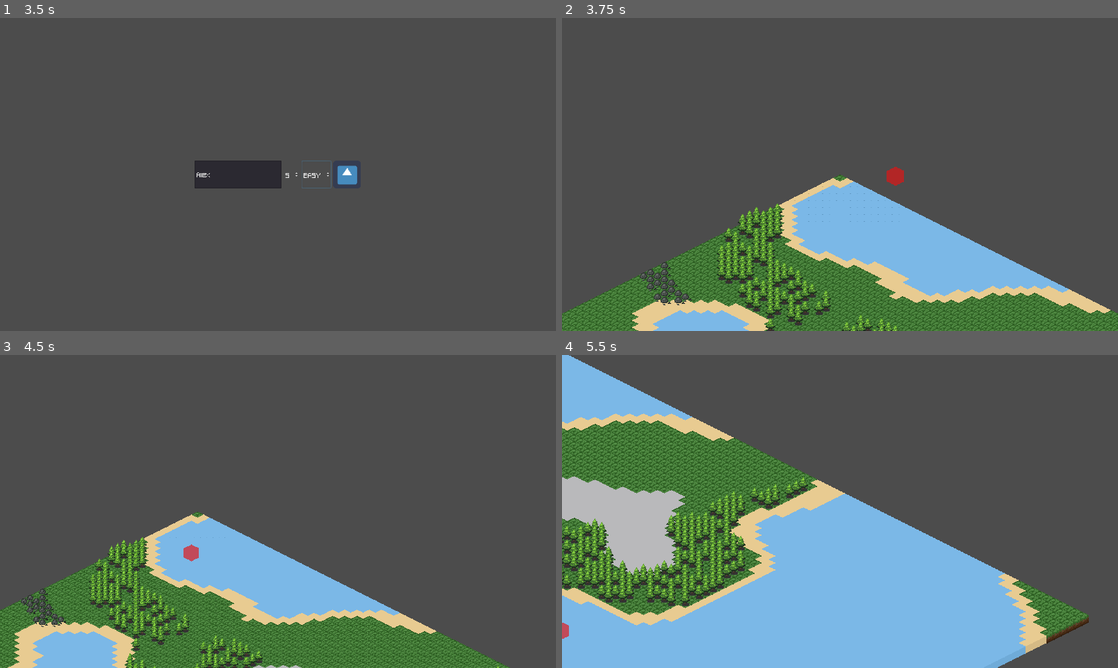
Above: before the commit, frames 1-4 (two rows, left to right).
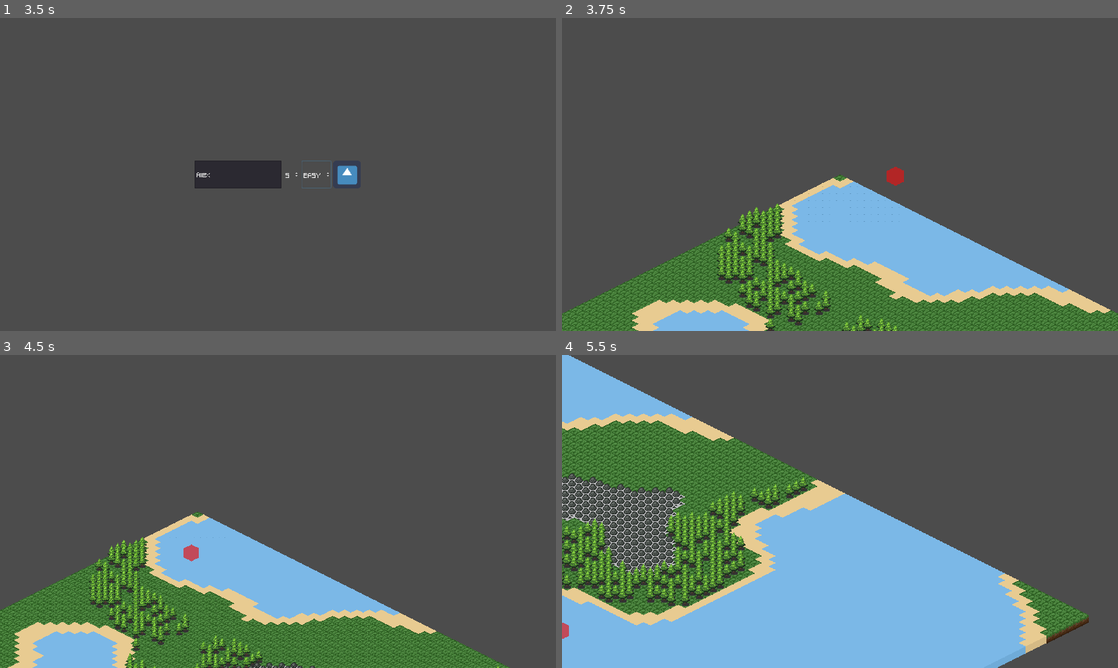
Above: after the commit, the same moments.

Repository: FilMer17/MightyTower
Game: Godot game, scene res://ui/menu/TitleMenu.tscn
The game is run twice, just before and just after one commit, with the same random seed, the same clock (stepped at 60 frames per second) and the same inputs. The engine's default icon, where the game draws it, is replaced by a stand-in: a white triangle on a blue panel in a dark square.
Inputs (mouse positions are in pixels of both pictures, inside the frame that each line leads up to):
- Up to frame 1 (3.5 s): click (444, 115) at 0.5 s; click (239, 174) at 1.27 s; type "Alex" at 1.35 s; click "EASY" at 2 s; click "EASY" at 2.75 s
- Up to frame 2 (3.75 s): click (906, 174) at 3.5 s
- Up to frame 3 (4.5 s): tap Enter at 4.25 s; move the mouse to (194, 555) at 4.27 s; hold Right (ui_right) from 4.28 s (still down); tap Mouse wheel down (scroll_down) at 4.35 s; click (194, 555) at 4.42 s
- Up to frame 4 (5.5 s): move the mouse to (562, 639) at 5.02 s; release Right (ui_right) at 5.03 s; hold Down (ui_down) from 5.03 s (still down); tap Mouse wheel up (scroll_up) at 5.1 s; click (562, 639) at 5.17 s

Frame 1 is identical in both runs. In frame 2, 0.4% of the frame differs, in the area x 14-24%, y 78-92%; in frame 3, 0.4%; in frame 4, 3.2%, in the area x 0-22%, y 37-71%.

Commit message:
Logic Entity mining + Scene search node helping function

Diff:
--- a/game/data/buildings/houses/SmallHouse.tscn
+++ b/game/data/buildings/houses/SmallHouse.tscn
@@ -33,6 +33,7 @@
 [node name="BuildingContainer" type="Node2D" parent="."]
 
 [node name="Tween" type="Tween" parent="BuildingContainer"]
+playback/active = true
 
 [node name="Clock" type="Timer" parent="BuildingContainer"]
 wait_time = 0.3
--- a/game/data/buildings/residences/Residence.tscn
+++ b/game/data/buildings/residences/Residence.tscn
@@ -29,7 +29,7 @@
 cooldown = {
 "day": 0,
 "hour": 0,
-"minute": 20
+"minute": 5
 }
 food_storage = 20
 material_storage = 50
--- a/game/data/entities/Stone.tscn
+++ b/game/data/entities/Stone.tscn
@@ -18,11 +18,16 @@
 
 [node name="Sprite" type="Sprite" parent="."]
 material = SubResource( 1 )
-position = Vector2( -1.15623, 1.99713 )
+position = Vector2( -1.156, -6.003 )
 scale = Vector2( 0.8, 0.8 )
 texture = ExtResource( 2 )
+
+[node name="MenuContainer" type="Node2D" parent="."]
+
+[node name="GUIContainer" type="Node2D" parent="."]
 
 [node name="Area" type="Area2D" parent="."]
 
 [node name="Collider" type="CollisionPolygon2D" parent="Area"]
+position = Vector2( 0, -8 )
 polygon = PoolVector2Array( 0, 0, -16, 8, 0, 16, 16, 8 )
--- a/game/data/entities/Tree.tscn
+++ b/game/data/entities/Tree.tscn
@@ -22,6 +22,10 @@
 position = Vector2( 0, -16 )
 texture = ExtResource( 2 )
 
+[node name="MenuContainer" type="Node2D" parent="."]
+
+[node name="GUIContainer" type="Node2D" parent="."]
+
 [node name="Area" type="Area2D" parent="."]
 
 [node name="Collider" type="CollisionPolygon2D" parent="Area"]
--- a/game/global/Scene.gd
+++ b/game/global/Scene.gd
@@ -6,9 +6,27 @@
 	"Game" : "res://source/game/Game.tscn"
 }
 
+var nodes := {
+	"Console" : "/root/Game/GameUI/Console",
+	"Settings" : "/root/Game/World/Settings",
+	"Time" : "/root/Game/World/Time",
+	"Resources" : "/root/Game/World/Resources",
+	"Map" : "/root/Game/World/Map",
+	"Builder" : "/root/Game/World/Map/Builder",
+	"Terrain" : "/root/Game/World/Map/Terrain",
+	"Entities" : "/root/Game/World/Map/Entities"
+}
+
 func change(scene_name: String) -> void:
 	if not scenes.has(scene_name):
 		print("Scene: cannot change to scene %s" % scene_name)
 		return
 
 	var __ = get_tree().change_scene(scenes[scene_name])
+
+func search(node_name: String) -> Node:
+	if not nodes.has(node_name):
+		print("Scene|Node: cannot change to node %s" % node_name)
+		return null
+
+	return get_node(nodes[node_name])
--- a/game/source/buildings/Building.gd
+++ b/game/source/buildings/Building.gd
@@ -115,7 +115,7 @@
 	__ = tween.start()
 
 func _on_Mouse_entered() -> void:
-	if not get_parent().get_parent().in_builder:
+	if not Scene.search("Map").in_builder:
 		sprite.material.set_shader_param("is_hovered", true)
 
 func _on_Mouse_exited() -> void:
--- a/game/source/buildings/types/House.gd
+++ b/game/source/buildings/types/House.gd
@@ -4,7 +4,7 @@
 
 export var people_storage: int = 0
 
-onready var resources := get_parent().get_parent().get_parent().get_node("Resources")
+onready var resources := Scene.search("Resources")
 
 func _building_is_built() -> void:
 	._building_is_built()
--- a/game/source/buildings/types/Residence.gd
+++ b/game/source/buildings/types/Residence.gd
@@ -6,8 +6,8 @@
 export var material_storage: int = 0
 export var people_storage: int = 0
 
-onready var resources := get_parent().get_parent().get_parent().get_node("Resources")
-onready var builder := get_parent().get_parent().get_node("Builder")
+onready var resources := Scene.search("Resources")
+onready var builder := Scene.search("Builder")
 
 onready var area := $BuildingArea as Area2D
 onready var area_zone := $BuildingArea/Zone as CollisionShape2D
--- a/game/source/entities/Entity.gd
+++ b/game/source/entities/Entity.gd
@@ -7,11 +7,21 @@
 export var level: int = 1
 export(TYPE) var type: int = TYPE.stone
 
-onready var sprite := $Sprite
-onready var area := $Area
-onready var collider := $Area/Collider
+onready var popup_mine_menu := preload("res://ui/popup/PopupMineMenu.tscn")
+onready var resources := Scene.search("Resources")
+onready var cooldown_bar_scene := preload("res://ui/bar/CooldownBar.tscn")
+
+onready var sprite := $Sprite as Sprite
+onready var area := $Area as Area2D
+onready var collider := $Area/Collider as CollisionPolygon2D
+onready var gui_container := $GUIContainer as Node2D
+onready var menu_container := $MenuContainer as Node2D
 
 var is_hovered: bool = false
+var is_mining: bool = false
+
+var cld_bar = null
+var progress = null
 
 func _ready() -> void:
 	var __
@@ -25,20 +35,66 @@
 	__ = area.connect("input_event", self, "_on_Input_event")
 
 func _on_Input_event(_viewport: Node, event: InputEvent, _shape_idx: int) -> void:
-	if is_hovered and event.is_action_pressed("select_option"):
+	if is_hovered and event.is_action_pressed("select_option") and !is_mining:
 		for building in get_tree().get_nodes_in_group("residence"):
 			if area.overlaps_area(building.area):
-				print("mine option")
-				return
+				if $MenuContainer.get_child_count() > 0:
+					_clear_menu_container()
+					Scene.search("Map").node_in_menu = false
+				else:
+					Scene.search("Map").node_in_menu = true
+					sprite.material.set_shader_param("is_hovered", true)
+					var menu = popup_mine_menu.instance()
+					menu.rect_position = position + Vector2(0, -10)
+					menu_container.add_child(menu)
+					return
+
+func _mine_entity(to_mine: bool) -> void:
+	if to_mine and resources.people["idle"] > 0:
+		resources.add_resource("people", -1, "idle")
+		resources.add_resource("people", 1, "busy")
+
+		var cld_bar_scene = cooldown_bar_scene.instance()
+		cld_bar_scene.margin_left = (cld_bar_scene.margin_left / 5)
+		cld_bar_scene.margin_right = (cld_bar_scene.margin_right / 5)
+		cld_bar_scene.margin_top = (cld_bar_scene.margin_top / 7)
+		cld_bar_scene.margin_bottom = (cld_bar_scene.margin_bottom / 7)
+		cld_bar_scene.rect_position += Vector2(0, -15)
+
+		gui_container.add_child(cld_bar_scene)
+
+		cld_bar = gui_container.get_node("CooldownBar")
+		progress = cld_bar.get_node("Progress")
+
+		var font = cld_bar.get_node("Countdown").get("custom_fonts/font")
+		font.size = 4
+
+		is_mining = true
+
+		print("People added to cut the tree")
+		Scene.search("Console").write("People added to cut the tree")
+
+	elif to_mine and resources.people["idle"] <= 0:
+		print("Not enough idle people")
+		Scene.search("Console").write("Not enough idle people")
+
+	sprite.material.set_shader_param("is_hovered", false)
+	Scene.search("Map").node_in_menu = false
+	_clear_menu_container()
+
+func _clear_menu_container() -> void:
+	for menu in menu_container.get_children():
+		menu.queue_free()
 
 func _on_Mouse_entered() -> void:
-	if not get_parent().get_parent().in_builder:
+	if not Scene.search("Map").in_builder and !Scene.search("Map").node_in_menu:
 		sprite.material.set_shader_param("is_hovered", true)
 		is_hovered = true
 
 func _on_Mouse_exited() -> void:
-	sprite.material.set_shader_param("is_hovered", false)
-	is_hovered = false
+	if !Scene.search("Map").node_in_menu:
+		sprite.material.set_shader_param("is_hovered", false)
+		is_hovered = false
 
 func _enter_tree():
 	if not $Sprite:
@@ -47,6 +103,20 @@
 		add_child(sprite)
 		sprite.owner = get_tree().edited_scene_root
 		print("Node added: %s" % sprite.name)
+
+	if not $MenuContainer:
+		menu_container = Node2D.new()
+		menu_container.name = "MenuContainer"
+		add_child(menu_container)
+		menu_container.owner = get_tree().edited_scene_root
+		print("Node added: %s" % menu_container.name)
+
+	if not $GUIContainer:
+		gui_container = Node2D.new()
+		gui_container.name = "GUIContainer"
+		add_child(gui_container)
+		gui_container.owner = get_tree().edited_scene_root
+		print("Node added: %s" % gui_container.name)
 
 	if not $Area:
 		area = Area2D.new()
--- a/game/source/map/Map.gd
+++ b/game/source/map/Map.gd
@@ -6,6 +6,8 @@
 onready var builder := $Builder
 
 var in_builder: bool = false
+var node_in_menu: bool = false
+var detected_areas: Array = []
 
 func load_data(data: Dictionary) -> void:
 	terrain.data = data["terrain"]
--- a/game/source/map/buildings/Buildings.gd
+++ b/game/source/map/buildings/Buildings.gd
@@ -1,6 +1,6 @@
 extends YSort
 
-onready var resources := get_parent().get_parent().get_node("Resources")
+onready var resources := Scene.search("Resources")
 
 var building: Building = null
 
--- a/game/source/map/entities/Entities.gd
+++ b/game/source/map/entities/Entities.gd
@@ -2,9 +2,10 @@
 
 const MAP_SIZE := { "S" : 90, "M" : 120, "L" : 150 }
 
-onready var terrain := get_parent().get_node("Terrain")
+onready var terrain := Scene.search("Terrain")
 
 var data: Dictionary = {}
+var in_menu: bool = false
 
 func create_entities(diffic: String) -> void:
 	var grid = IsoGrid.new()
@@ -20,6 +21,9 @@
 				data[Vector2(x, y)] = temp_data[Vector2(x, y)]
 
 	_place_entities(grid)
+
+func place_on_stone(pos: Vector2) -> void:
+	data[pos] = GlobalData.entities["Stone"]
 
 func _create_noise() -> OpenSimplexNoise:
 #	randomize()
@@ -46,9 +50,9 @@
 	rng.randomize()
 	var rnum = rng.randi_range(1, 3)
 
-	if noise_sample > -0.2 and noise_sample < -0.1:
-		if not rnum == 1 and _terrain == 0:
-			return GlobalData.entities["Stone"]
+#	if noise_sample > -0.2 and noise_sample < -0.1:
+#		if not rnum == 1 and _terrain == 0:
+#			return GlobalData.entities["Stone"]
 	if noise_sample > 0 and noise_sample < 0.2:
 		if not rnum == 1 and _terrain == 0:
 			return GlobalData.entities["Tree"]
--- a/game/source/map/terrain/Terrain.gd
+++ b/game/source/map/terrain/Terrain.gd
@@ -15,6 +15,8 @@
 	for x in map_size:
 		for y in map_size:
 			data[Vector2(x, y)] = _get_new_terrain_data(noise.get_noise_2d(float(x), float(y)))
+			if data[Vector2(x, y)]["terrain"] == TERRAINS.stone:
+				Scene.search("Entities").place_on_stone(Vector2(x, y))
 
 	draw_terrain()
 
--- a/game/ui/menu/Console.tscn
+++ b/game/ui/menu/Console.tscn
@@ -9,6 +9,7 @@
 anchor_top = 0.5
 anchor_bottom = 1.0
 margin_right = 300.0
+mouse_filter = 2
 __meta__ = {
 "_edit_use_anchors_": false
 }
@@ -16,10 +17,12 @@
 [node name="VBoxContainer" type="VBoxContainer" parent="MarginContainer"]
 margin_right = 300.0
 margin_bottom = 360.0
+mouse_filter = 2
 alignment = 2
 
 [node name="RichTextLabel" type="RichTextLabel" parent="MarginContainer/VBoxContainer"]
 margin_top = 345.0
 margin_right = 300.0
 margin_bottom = 360.0
+mouse_filter = 2
 fit_content_height = true
--- /dev/null
+++ b/game/ui/popup/PopupMineMenu.gd
@@ -0,0 +1,7 @@
+extends PopupPanel
+
+func _ready() -> void:
+	visible = true
+	var __
+	__ = $HContainer/Mine.connect("pressed", get_parent().get_parent(), "_mine_entity", [true])
+	__ = $HContainer/No.connect("pressed", get_parent().get_parent(), "_mine_entity", [false])
--- /dev/null
+++ b/game/ui/popup/PopupMineMenu.tscn
@@ -0,0 +1,25 @@
+[gd_scene load_steps=2 format=2]
+
+[ext_resource path="res://ui/popup/PopupMineMenu.gd" type="Script" id=1]
+
+[node name="PopupMineMenu" type="PopupPanel"]
+margin_right = 8.0
+margin_bottom = 8.0
+script = ExtResource( 1 )
+
+[node name="HContainer" type="HBoxContainer" parent="."]
+margin_left = 4.0
+margin_top = 4.0
+margin_right = 82.0
+margin_bottom = 24.0
+
+[node name="Mine" type="Button" parent="HContainer"]
+margin_right = 44.0
+margin_bottom = 20.0
+text = "Mine"
+
+[node name="No" type="Button" parent="HContainer"]
+margin_left = 48.0
+margin_right = 78.0
+margin_bottom = 20.0
+text = "No"
--- a/game/ui/popup/PopupPlaceMenu.tscn
+++ b/game/ui/popup/PopupPlaceMenu.tscn
@@ -1,11 +1,9 @@
-[gd_scene load_steps=3 format=2]
+[gd_scene load_steps=2 format=2]
 
 [ext_resource path="res://ui/popup/PopupPlaceMenu.gd" type="Script" id=1]
-[ext_resource path="res://ui/game/Counter/global_game.theme" type="Theme" id=2]
 
 [node name="PopupPlaceMenu" type="PopupPanel"]
 rect_min_size = Vector2( 73, 38 )
-theme = ExtResource( 2 )
 script = ExtResource( 1 )
 __meta__ = {
 "_edit_use_anchors_": false
